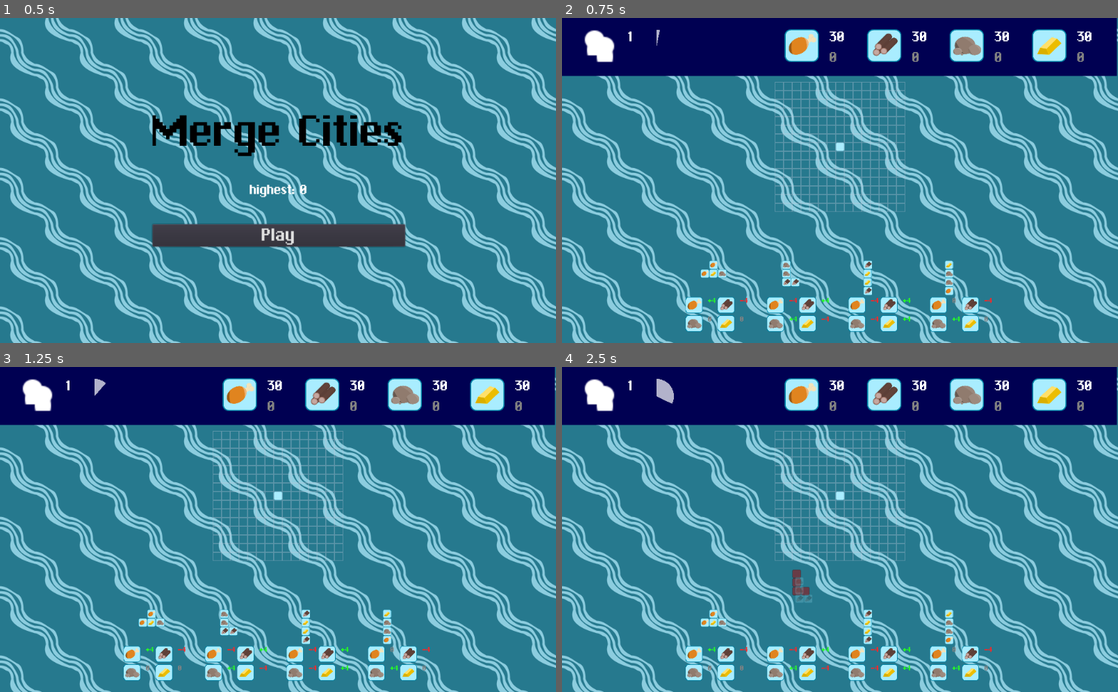
Above: before the commit, frames 1-4 (two rows, left to right).
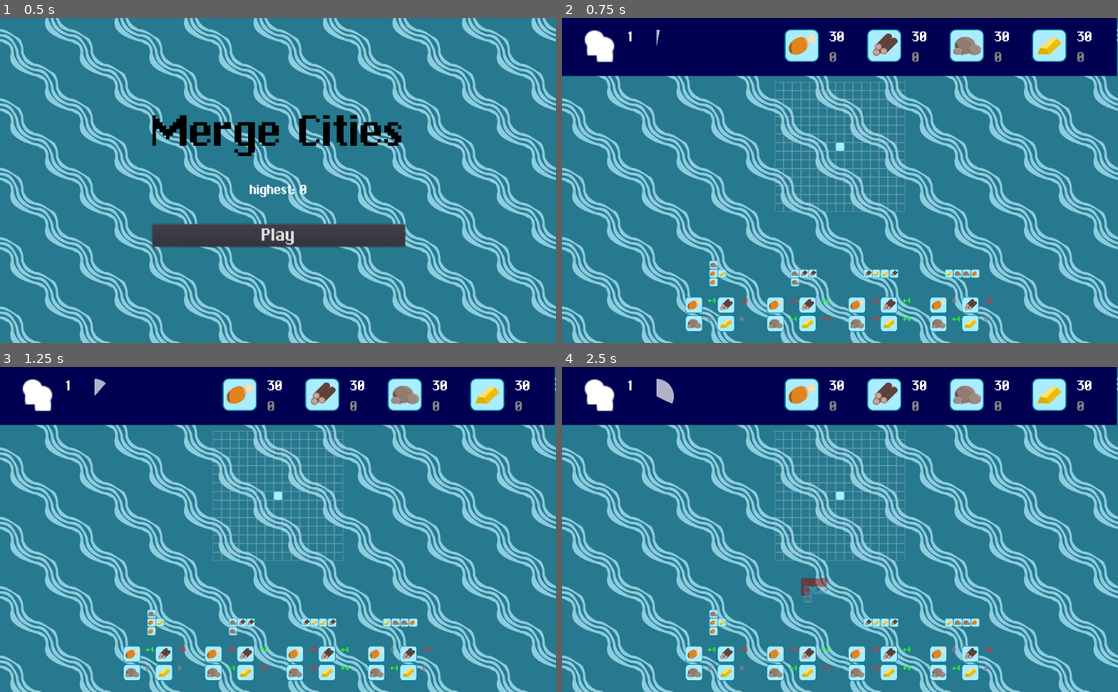
Above: after the commit, the same moments.

Repository: T4g1/gd-wildjam13
Game: Godot game, scene res://main.tscn
The game is run twice, just before and just after one commit, with the same random seed, the same clock (stepped at 60 frames per second) and the same inputs.
Inputs (mouse positions are in pixels of both pictures, inside the frame that each line leads up to):
- Up to frame 1 (0.5 s): no input
- Up to frame 2 (0.75 s): click "Play" at 0.5 s
- Up to frame 3 (1.25 s): no input
- Up to frame 4 (2.5 s): tap Enter at 1.25 s; drag from (717, 627) to (895, 458) at 1.27 s; drag from (801, 627) to (812, 594) at 2.02 s

Frame 1 is identical in both runs. In frame 2, 0.9% of the frame differs, in the area x 24-76%, y 74-86%; in frame 3, 0.9%; in frame 4, 1.0%, in the area x 24-76%, y 62-86%.

Commit message:
[add] Rotation of polyminoes function

Diff:
--- a/nodes/Grid/Grid.gd
+++ b/nodes/Grid/Grid.gd
@@ -43,15 +43,12 @@
 	$Content.clear()
 
 # Takes an array and copies it into the current grid
-func set_content(array, size, values):
+func set_content(array, size):
 	$Content.clear()
 
-	var v_index := 0
 	for x in range(size):
 		for y in range(size):
-			if array[y][x]:
-				$Content.set_cell(x, y, values[v_index])
-				v_index += 1
+			$Content.set_cell(x, y, array[y][x])
 
 # Compute how many cells are occupied
 func get_size():
--- a/nodes/Polymino/Dragable.gd
+++ b/nodes/Polymino/Dragable.gd
@@ -1,6 +1,7 @@
 extends KinematicBody2D
 
 signal clicked
+signal double_click
 
 var held = false
 
@@ -12,7 +13,9 @@
 
 func _on_input_event(_viewport, event, _shape_idx):
 	if event is InputEventMouseButton:
-		if event.button_index == BUTTON_LEFT and event.pressed:
+		if event.doubleclick:
+			emit_signal("double_click")
+		elif event.button_index == BUTTON_LEFT and event.pressed:
 			emit_signal("clicked")
 
 func _physics_process(_delta):
--- a/nodes/Polymino/Polymino.gd
+++ b/nodes/Polymino/Polymino.gd
@@ -4,35 +4,36 @@
 
 signal clicked
 
+const EMPTY_TILE = 8
 const TETROMINO_SIZE = 4
 const PATTERN = [
-	[[1, 1, 0, 0],	# Z
+	[[0, 0, 0, 0],	# Z
+	 [1, 1, 0, 0],
 	 [0, 1, 1, 0],
-	 [0, 0, 0, 0],
 	 [0, 0, 0, 0]],
-	[[0, 1, 1, 0],	# S
-	 [1, 1, 0, 0],
-	 [0, 0, 0, 0],
-	 [0, 0, 0, 0]],
-	[[1, 0, 0, 0],	# L
-	 [1, 0, 0, 0],
+	[[0, 0, 0, 0],	# S
+	 [0, 1, 1, 0],
 	 [1, 1, 0, 0],
 	 [0, 0, 0, 0]],
-	[[0, 1, 0, 0],	# J
+	[[0, 1, 0, 0],	# L
 	 [0, 1, 0, 0],
-	 [1, 1, 0, 0],
+	 [0, 1, 1, 0],
 	 [0, 0, 0, 0]],
-	[[1, 1, 0, 0],	# O
-	 [1, 1, 0, 0],
-	 [0, 0, 0, 0],
+	[[0, 0, 1, 0],	# J
+	 [0, 0, 1, 0],
+	 [0, 1, 1, 0],
 	 [0, 0, 0, 0]],
-	[[1, 0, 0, 0],	# I
-	 [1, 0, 0, 0],
-	 [1, 0, 0, 0],
-	 [1, 0, 0, 0]],
-	[[0, 1, 0, 0],	# W
+	[[0, 0, 0, 0],	# O
+	 [0, 1, 1, 0],
+	 [0, 1, 1, 0],
+	 [0, 0, 0, 0]],
+	[[0, 1, 0, 0],	# I
+	 [0, 1, 0, 0],
+	 [0, 1, 0, 0],
+	 [0, 1, 0, 0]],
+	[[0, 0, 0, 0],	# W
+	 [0, 1, 0, 0],
 	 [1, 1, 1, 0],
-	 [0, 0, 0, 0],
 	 [0, 0, 0, 0]]
 ]
 
@@ -42,27 +43,50 @@
 
 var bloc_packed: PackedScene = preload("res://nodes/Bloc/Bloc.tscn")
 
+var tiles: Array = []
 var blocs: Array = []
 
 func set_shape(new_shape):
 	if !has_node("Grid"):
 		return
 
+	for bloc in blocs:
+		bloc.free()
+
+	blocs.clear()
+
 	shape = new_shape
-	var tiles := []
 
-	for __ in range(0, TETROMINO_SIZE):
-		# Create Bloc from prefab
-		var bloc: Bloc = bloc_packed.instance()
-		var type := randi() % ResourceType.Types.size()
-		bloc.prod_type = type
-		blocs.push_front(bloc)
-		if !ghost:
-			tiles.push_front(ResourceType.TYPES_TILES_ID[type])
-		else:
-			tiles.push_front(8)
+	# Generate an array with correct value for the tetromino
+	tiles = PATTERN[shape].duplicate(true)
+	for x in range(TETROMINO_SIZE):
+		for y in range(TETROMINO_SIZE):
+			if tiles[y][x]:
+				# Create Bloc from prefab
+				var bloc: Bloc = bloc_packed.instance()
+				var type := randi() % ResourceType.Types.size()
+				bloc.prod_type = type
+				blocs.push_front(bloc)
 
-	$Grid.set_content(PATTERN[shape], TETROMINO_SIZE, tiles)
+				tiles[y][x] = EMPTY_TILE
+				if !ghost:
+					tiles[y][x] = ResourceType.TYPES_TILES_ID[type]
+			else:
+				tiles[y][x] = -1
+
+	$Grid.set_content(tiles, TETROMINO_SIZE)
+
+	clockwise_rotate()
+
+# Rotate 90 degrees clockwise
+func clockwise_rotate():
+	var old_tiles = tiles.duplicate(true)
+
+	for x in range(TETROMINO_SIZE):
+		for y in range(TETROMINO_SIZE):
+			tiles[x][TETROMINO_SIZE - 1 - y] = old_tiles[y][x]
+
+	$Grid.set_content(tiles, TETROMINO_SIZE)
 
 func _on_clicked():
 	emit_signal("clicked", self)
--- a/nodes/Polymino/Polymino.tscn
+++ b/nodes/Polymino/Polymino.tscn
@@ -14,6 +14,7 @@
 __meta__ = {
 "_edit_group_": true
 }
+shape = 1
 
 [node name="Grid" parent="." instance=ExtResource( 2 )]
 grid_size = 4
